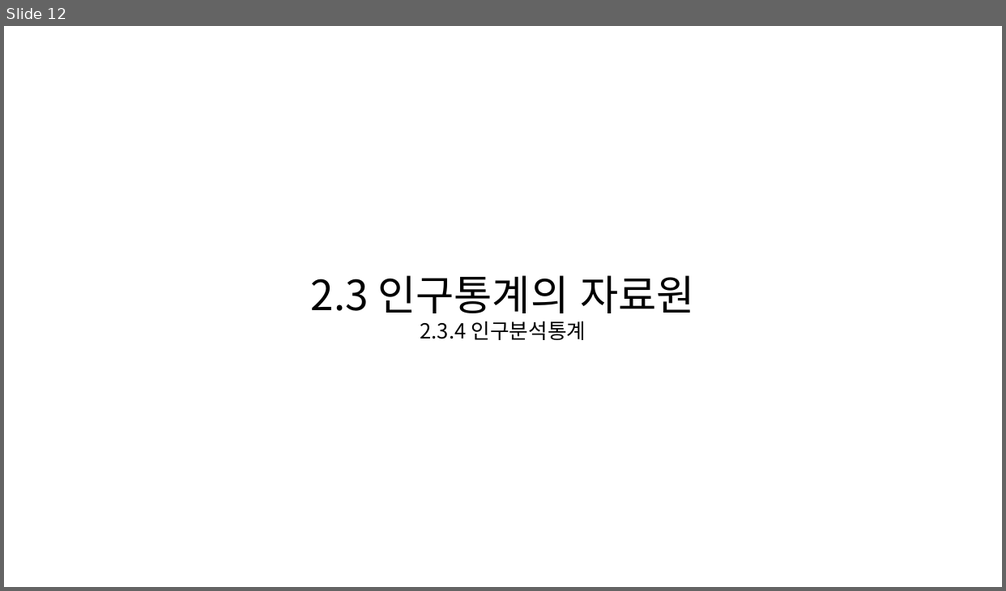
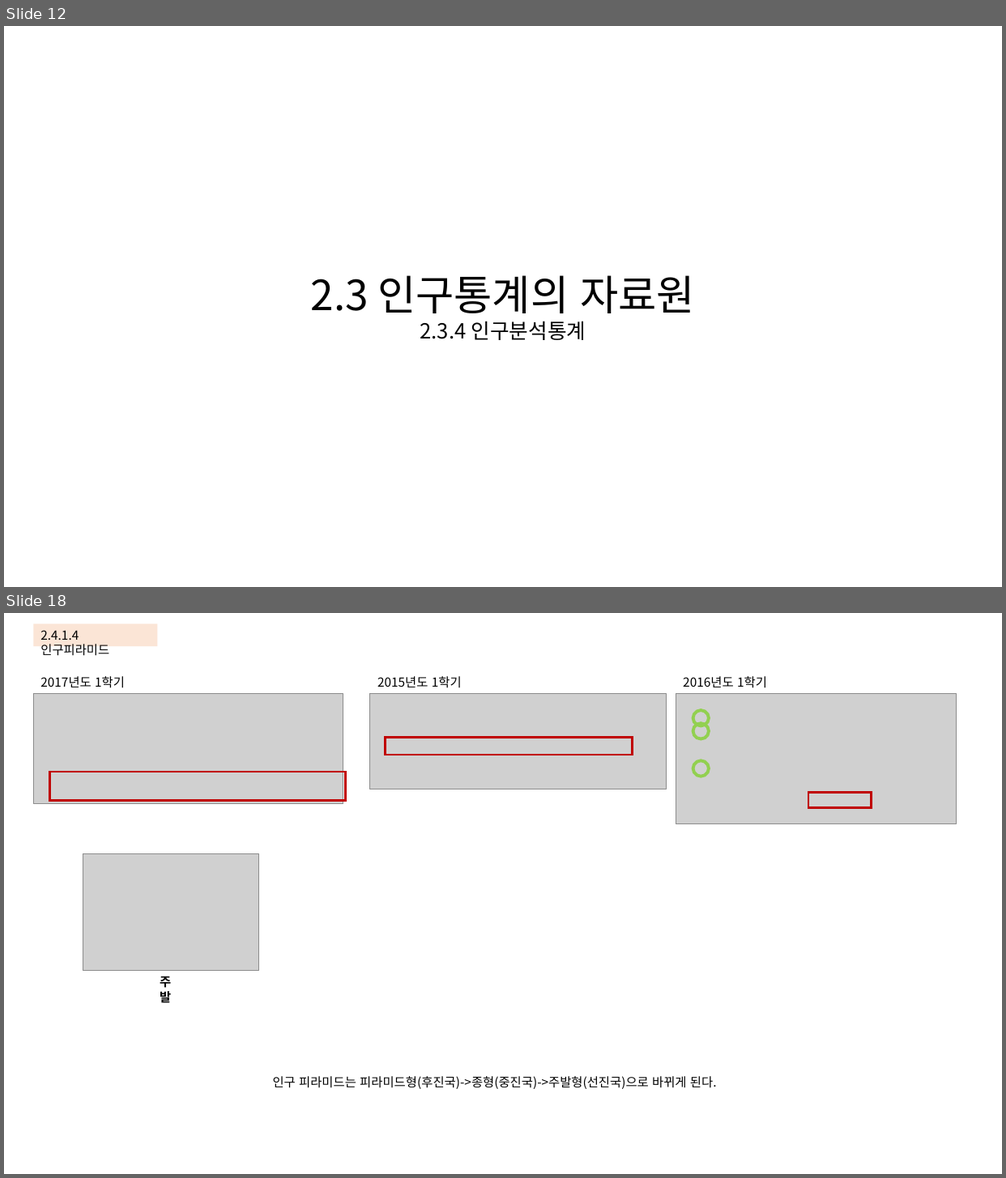
Before and after one commit to KNOU-STUDY/KNOU-UNDERSTANDING-NATIONAL-STATISTICS, a slide deck: previous_question/2장-인구통계.pptx. Shown one above the other, each under a label of ours: slide 12 before the commit, slides 12 and 18 after it; the slides between them are not shown. The pictures are 1006x591 and 1006x1178 pixels, drawn with LibreOffice and Linux fonts; fonts in the diff are those of the drawing; grey boxes stand for pictures. Boxes give left, top, right and bottom in pixels: in the first picture for what was removed or moved away, otherwise in the second. Text is boxed around its words. In the diff, an @@ line names an element or a change of style, - is before the commit and + after.

```diff
--- a/previous_question/2장-인구통계.pptx
+++ b/previous_question/2장-인구통계.pptx
@@ slide 18 added at (4, 613, 1002, 1174), background #FFFFFF @@
@@ rectangle added at (33, 624, 157, 646), fill #FBE5D6, 12 pt, text #000000 @@
+2.4.1.4 인구피라미드
@@ text added at (40, 676, 125, 688), 12 pt, text #000000 @@
+2017년도 1학기
@@ text added at (377, 676, 462, 688), 12 pt, text #000000 @@
+2015년도 1학기
@@ text added at (683, 676, 767, 688), 12 pt, text #000000 @@
+2016년도 1학기
@@ picture added at (33, 694, 343, 804) @@
@@ picture added at (370, 694, 666, 789) @@
@@ picture added at (675, 694, 957, 824) @@
@@ ellipse added at (693, 710, 710, 726), outline #92D050 3 pt @@
@@ ellipse added at (693, 723, 710, 739), outline #92D050 3 pt @@
@@ rectangle added at (386, 737, 633, 755), outline #C00000 2 pt @@
@@ rectangle added at (49, 772, 345, 800), outline #C00000 2 pt @@
@@ ellipse added at (693, 760, 710, 776), outline #92D050 3 pt @@
@@ rectangle added at (809, 793, 872, 807), outline #C00000 2 pt @@
@@ picture added at (83, 854, 258, 971) @@
@@ text added at (160, 977, 171, 1003), 12 pt, text #000000, bold @@
+주발
@@ text added at (273, 1076, 717, 1089), 12 pt, text #000000 @@
+인구 피라미드는 피라미드형(후진국)->종형(중진국)->주발형(선진국)으로 바뀌게 된다.
```
Also in this commit, not shown: 2 slides changed, 4 other slides added.
